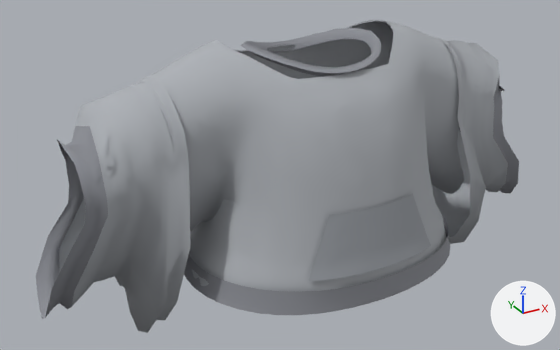
Renders of the glTF model assets-src/roupas/camisetas/03_moletom.glb from each side of a commit.
Before and after are seen from a camera (50 mm lens) standing at (-0.743, -1.243, 1.37) and looking at (-0.065, -0.01, 0.754). Every picture has the same lights, and +X, +Y and +Z are marked at lower right. The older version comes first. Vertices at exactly the same position are counted once.

The older version as bpy lines, for what is in view:
```python
me_moletom = bpy.data.meshes.new('moletom')
me_moletom.from_pydata(...)  # 3631 vertices, 6966 faces; spans x -0.548..0.551, y -0.276..0.188, z 0.479..1.031
# faces by material slot: [5162, 480, 120, 480, 120, 192, 160, 252]
me_moletom.materials.append(mat_moletom)  # grey #adb1b6
me_moletom.materials.append(mat_manga_d)  # grey #adb1b6
me_moletom.materials.append(mat_punho_d)  # grey #8e9097
me_moletom.materials.append(mat_manga_e)  # grey #adb1b6
me_moletom.materials.append(mat_punho_e)  # grey #8e9097
me_moletom.materials.append(mat_barra)  # grey #8e9097
me_moletom.materials.append(mat_gola)  # grey #8e9097
me_moletom.materials.append(mat_bolso)  # grey #9ba0a6
ob_moletom = bpy.data.objects.new('moletom', me_moletom)
ob_moletom.location = (0.0, 0.0, 0.0)
ob_moletom.rotation_euler = (0.0, -0.000788, 0.0)  # degrees (0, 0, 0)
```
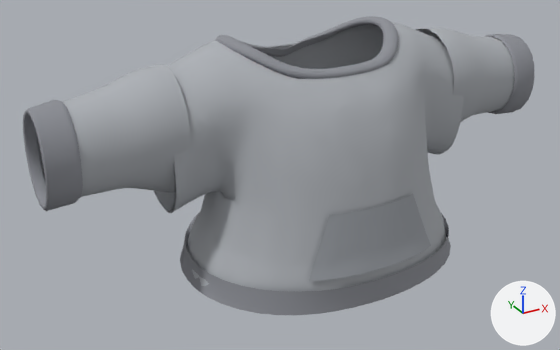
Boxes (x1, y1, x2, y2) around the edits, measured in the pictures (560 x 350 px; the box of a moved part takes in the faces that stretch with it):
```json
{"object": "moletom", "change": "reshaped, turned", "before": [36, 20, 519, 333], "after": [23, 16, 535, 315]}
{"part": 1, "of": "me_moletom", "change": "rebuilt", "before": [432, 40, 519, 244], "after": [416, 28, 514, 122]}
{"part": 2, "of": "me_moletom", "change": "rebuilt", "before": [36, 75, 190, 333], "after": [39, 65, 191, 197], "on screen": "49% shorter"}
{"part": 3, "of": "me_moletom", "change": "rebuilt", "before": [241, 28, 381, 77], "after": [216, 16, 399, 79], "on screen": "30% wider, 28% taller"}
{"part": 4, "of": "me_moletom", "change": "added", "after": [23, 100, 83, 211]}
{"part": 5, "of": "me_moletom", "change": "added", "after": [485, 34, 535, 114]}
{"part": 6, "of": "me_moletom", "change": "moved or reshaped", "before": [426, 116, 464, 194], "after": [426, 116, 459, 154]}
{"part": 7, "of": "me_moletom", "change": "moved or reshaped", "before": [190, 165, 246, 232], "after": [154, 165, 247, 213]}
```

Scene script edits in JSON lines:
```json
{"block": "me_moletom", "where": "# used by ob_moletom; location = (0.0, 0.0, 0.0); rotation_euler = (0.0, -0.000788, 0.0), in degrees (0, 0, 0)"}
{"op": "remove", "block": "me_moletom", "code": "me_moletom.from_pydata(...)  # 3631 vertices, 6966 faces; spans x -0.548..0.551, y -0.276..0.188, z 0.479..1.031"}
{"op": "add", "block": "me_moletom", "code": "me_moletom.from_pydata(...)  # 4551 vertices, 8806 faces; spans x -0.527..0.527, y -0.276..0.188, z 0.594..1.039"}
{"block": "me_moletom", "change": "me_moletom part 1: the loose piece of 320 vertices spanning x 0.293..0.551, y -0.15..0.095, z 0.489..0.984 is rebuilt with 360 vertices and now spans x 0.285..0.502, y -0.097..0.086, z 0.758..1.004, in mat_manga_e (grey #adb1b6)"}
{"block": "me_moletom", "change": "me_moletom part 2: the loose piece of 320 vertices spanning x -0.548..-0.292, y -0.135..0.1, z 0.479..0.986 is rebuilt with 360 vertices and now spans x -0.502..-0.285, y -0.097..0.086, z 0.767..1.004, in mat_manga_d (grey #adb1b6)"}
{"block": "me_moletom", "change": "me_moletom part 3: the loose piece of 120 vertices spanning x -0.132..0.132, y -0.144..0.117, z 0.968..1.025 is rebuilt with 720 vertices and now spans x -0.181..0.18, y -0.141..0.114, z 0.957..1.039"}
{"block": "me_moletom", "change": "me_moletom part 4: a new loose piece of 120 vertices spanning x -0.527..-0.468, y -0.086..0.077, z 0.787..0.971, in mat_punho_d (grey #8e9097)"}
{"block": "me_moletom", "change": "me_moletom part 5: a new loose piece of 120 vertices spanning x 0.468..0.527, y -0.085..0.077, z 0.788..0.971, in mat_punho_e (grey #8e9097)"}
{"block": "me_moletom", "change": "me_moletom part 6: 191 vertices moved from x 0.193..0.358, y -0.096..0.081, z 0.622..0.799 to x 0.189..0.313, y -0.097..0.081, z 0.73..0.802"}
{"block": "me_moletom", "change": "me_moletom part 7: 185 vertices moved from x -0.356..-0.189, y -0.114..0.084, z 0.618..0.798 to x -0.312..-0.187, y -0.103..0.084, z 0.733..0.799"}
{"op": "set", "path": "ob_moletom.rotation_euler", "old": "(0.0, -0.000788, 0.0)", "new": "(0.0, 0.0, 0.0)", "note": "degrees (0, 0, 0)"}
```
